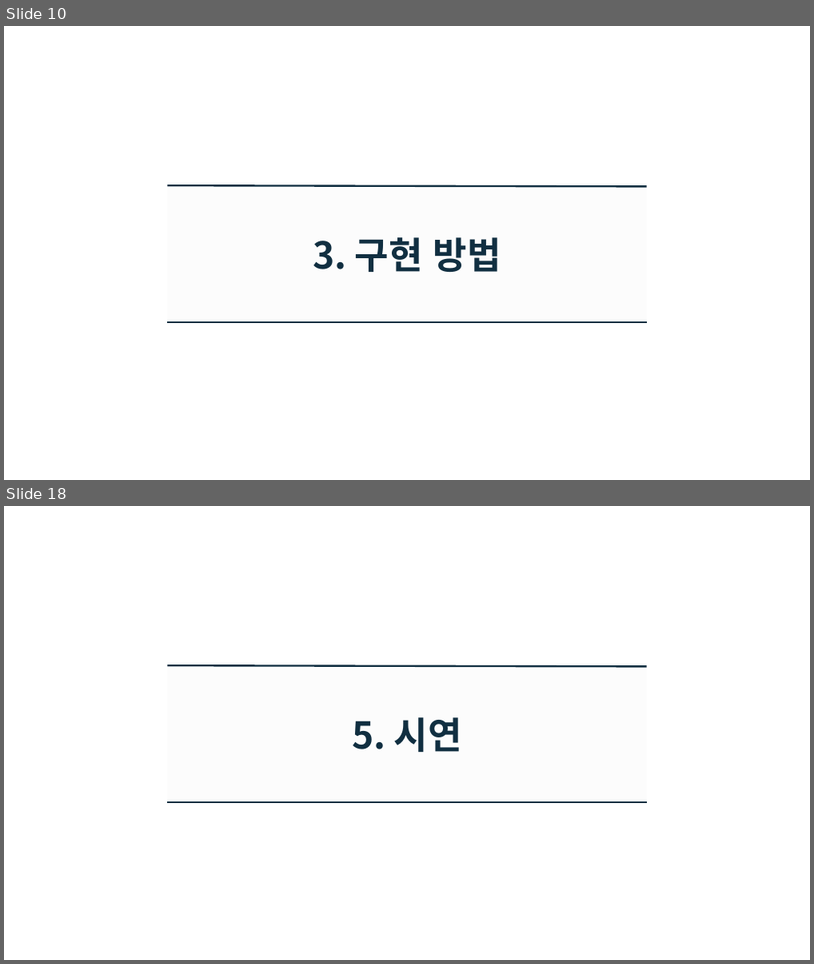
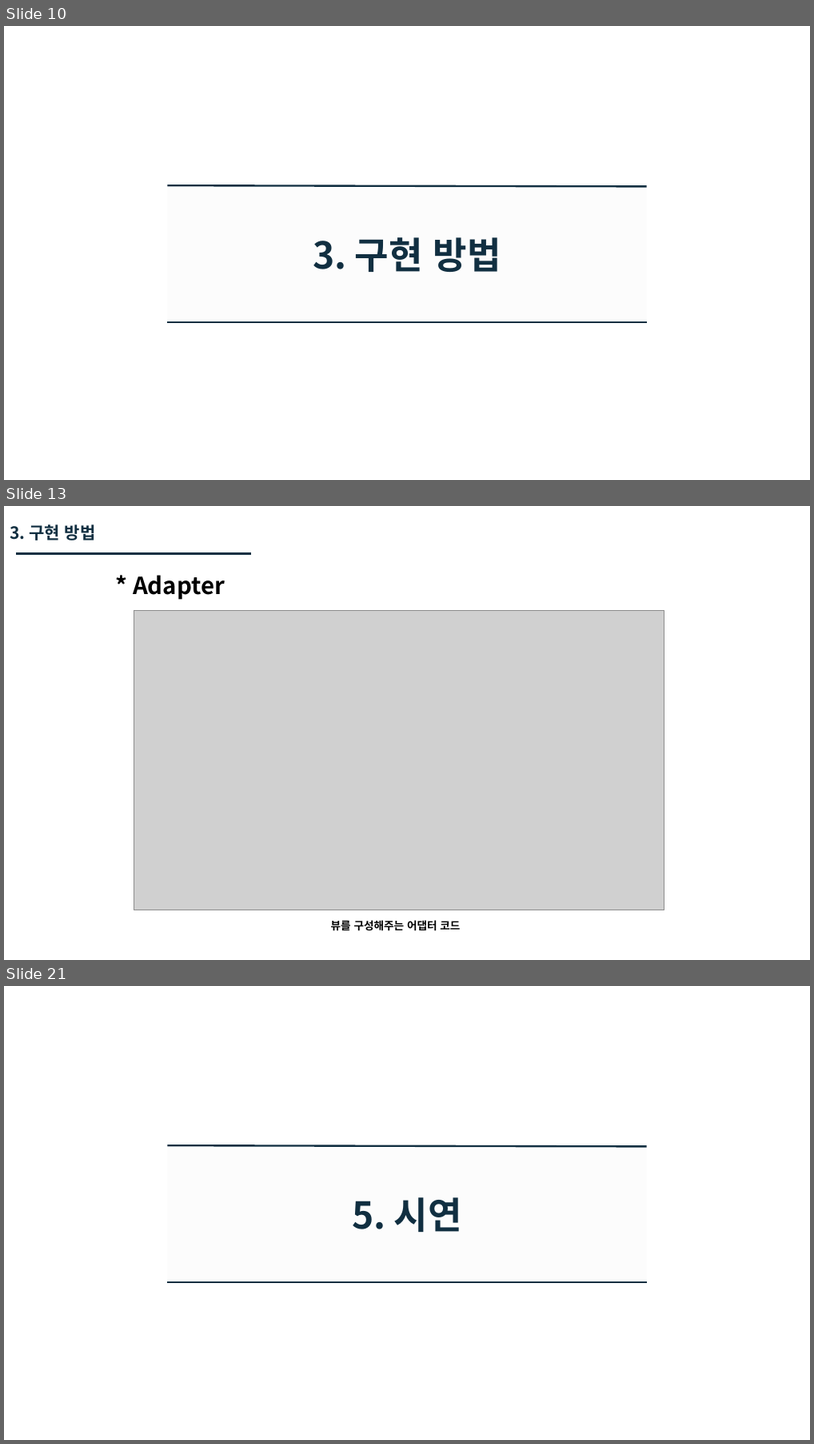
Before and after one commit to GyuhoLee/MPP, a slide deck: doc/모바일프로그래밍 발표.pptx. Shown one above the other, each under a label of ours: slides 10 and 18 before the commit, slides 10, 13 and 21 after it; the slides between them are not shown. The pictures are 814x964 and 814x1444 pixels, drawn with LibreOffice and Linux fonts; fonts in the diff are those of the drawing; grey boxes stand for pictures; background and template pictures are left out. Boxes give left, top, right and bottom in pixels: in the first picture for what was removed or moved away, otherwise in the second. Text is boxed around its words. In the diff, an @@ line names an element or a change of style, - is before the commit and + after.

```diff
--- a/doc/모바일프로그래밍 발표.pptx
+++ b/doc/모바일프로그래밍 발표.pptx
@@ slide 13 added at (x1=4, y1=506, x2=810, y2=960), background #FFFFFF @@
@@ text added at (x1=10, y1=524, x2=96, y2=540), 20 pt, text #112F41, bold @@
+3. 구현 방법
@@ line added from (16, 554) to (251, 554), #112F41 2.25 pt @@
@@ text added at (x1=133, y1=575, x2=225, y2=600), 28 pt, text #000000, bold @@
+* Adapter
@@ picture added at (x1=134, y1=610, x2=666, y2=909) @@
@@ text added at (x1=331, y1=920, x2=460, y2=931), 13 pt, text #000000, bold @@
+뷰를 구성해주는 어댑터 코드
@@ what was slide 18 is now slide 21 @@
```
Also in this commit, not shown: 3 slides changed, 8 other slides added, 7 slides removed.
